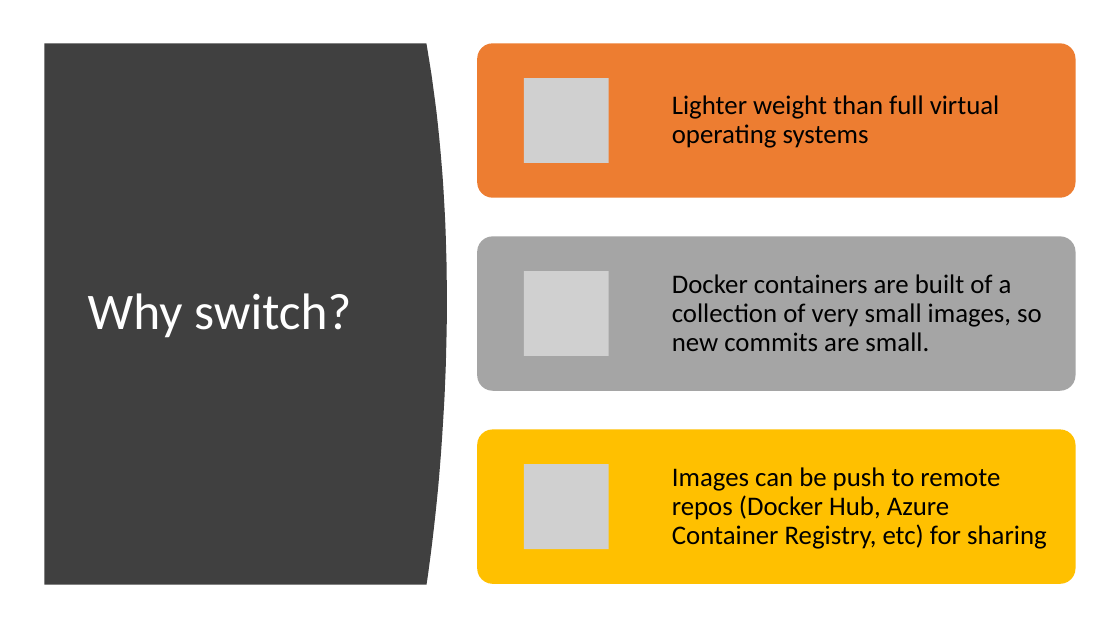
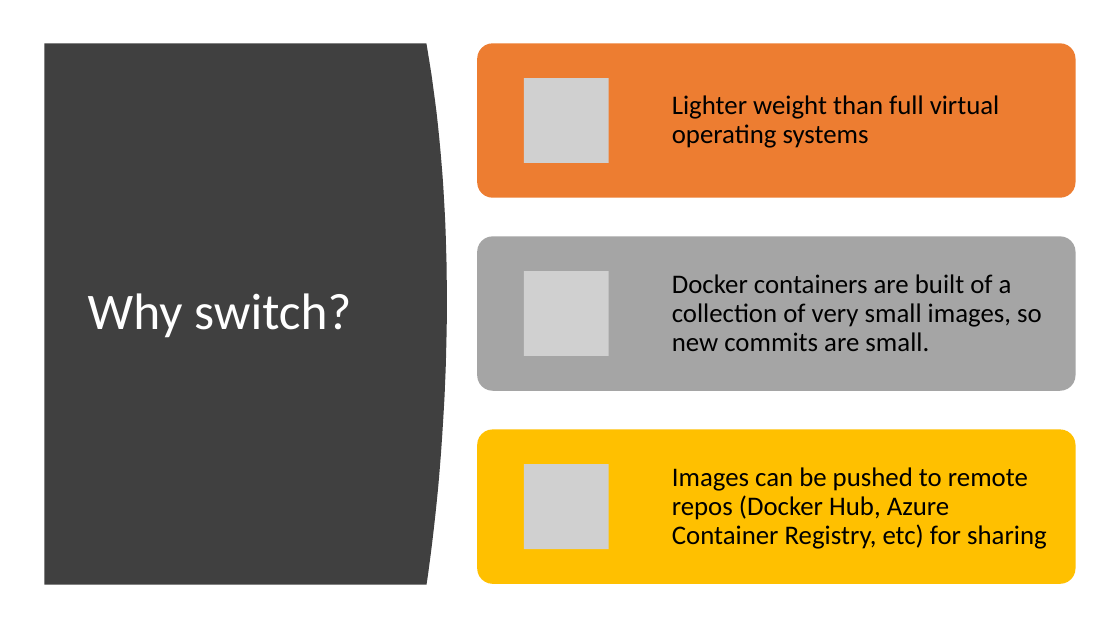
Before and after one commit to chlsmith/sql-on-docker, a slide deck: slide 8 of sql-on-docker.pptx (slide 9 before the commit). Drawn at 1120x630 pixels with LibreOffice and Linux fonts; fonts in the diff are those of the drawing; grey boxes stand for pictures. Boxes give left, top, right and bottom in pixels: in the first picture for what was removed or moved away, otherwise in the second. Text is boxed around its words. In the diff, an @@ line names an element or a change of style, - is before the commit and + after.

```diff
--- a/sql-on-docker.pptx
+++ b/sql-on-docker.pptx
@@ text at bbox=[672, 467, 1047, 549]: text changed @@
-Images can be push to remote repos (Docker Hub, Azure Container Registry, etc) for sharing
+Images can be pushed to remote repos (Docker Hub, Azure Container Registry, etc) for sharing
```
Also in this commit, not shown: 2 other slides changed, 2 slides added.
